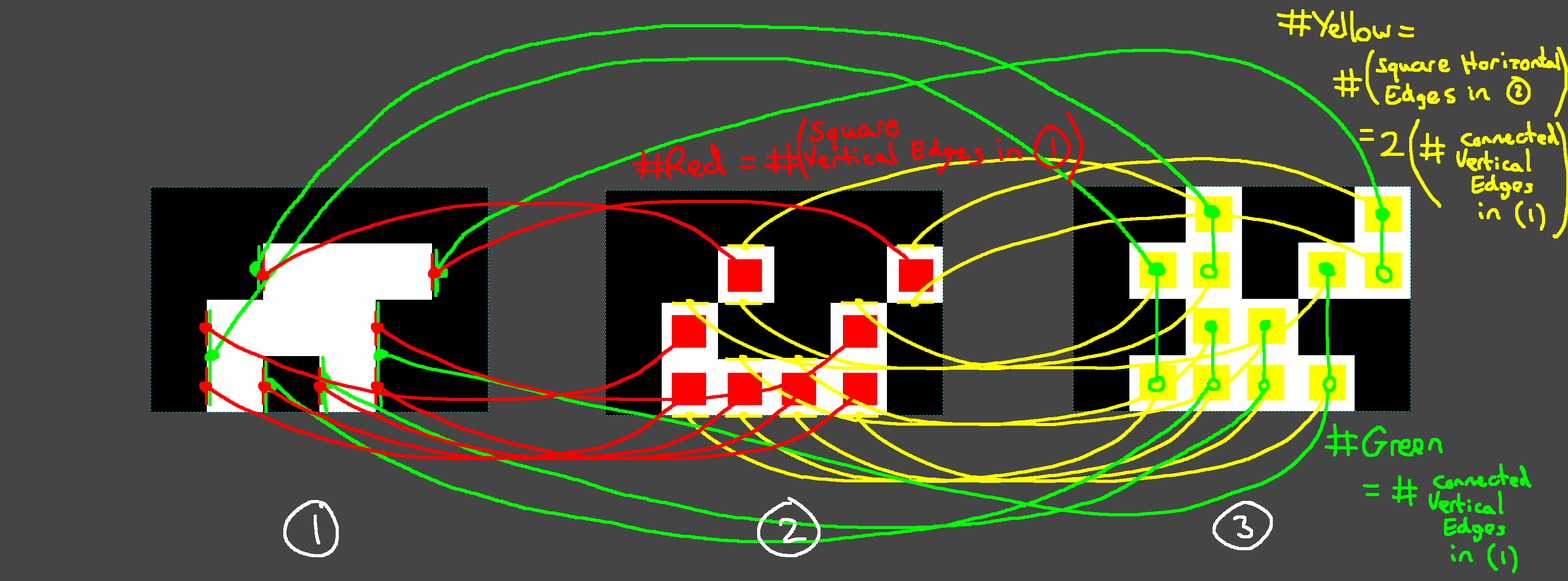
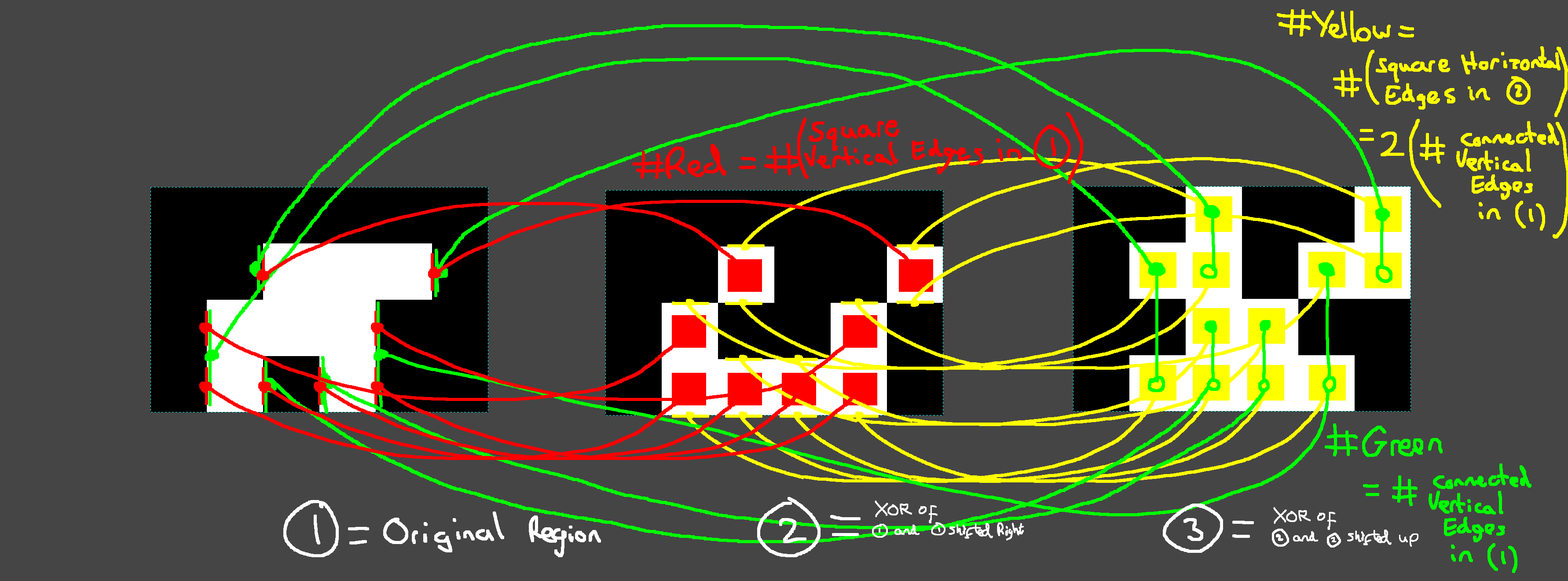
Comparing the layer stacks of the two 1568 x 581 images. Changes:
painted on "Layer copy #2" over box(348, 511, 601, 557)
added layer "Pasted Layer #3" above "Pasted Layer #2" over box(1271, 506, 1419, 548)
added layer "Pasted Layer #2" above "Layer #6" over box(871, 500, 1024, 541)
added layer "Layer #6" above "Layer #5" over box(830, 514, 861, 536)
painted on "Layer #5" over box(1162, 500, 1273, 553)
